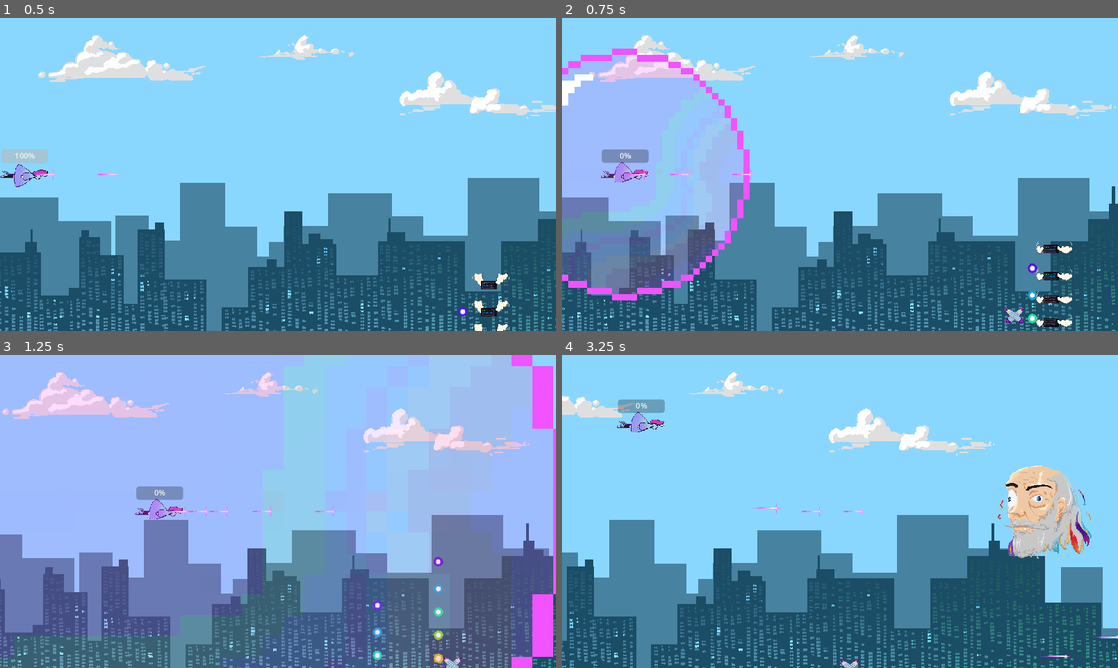
Above: before the commit, frames 1-4 (two rows, left to right).
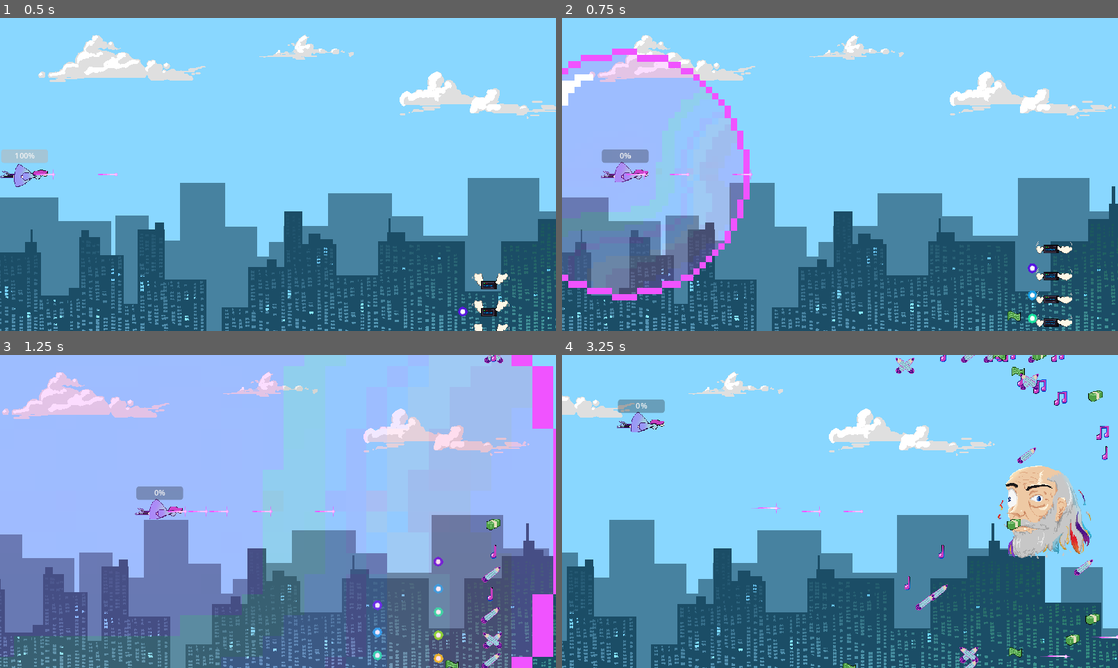
Above: after the commit, the same moments.

Repository: clenneabig/AI-KILL
Game: Godot game, scene res://Levels/level_1.tscn
Two runs of this game, one before a commit and one after it. Both use one fixed random seed, a clock stepped at 60 frames per second and the inputs below. The engine's default icon, where the game draws it, is replaced by a stand-in: a white triangle on a blue panel in a dark square.
Inputs (mouse positions are in pixels of both pictures, inside the frame that each line leads up to):
- Up to frame 1 (0.5 s): no input
- Up to frame 2 (0.75 s): move the mouse to (962, 158) at 0.52 s; hold D (move_right) from 0.53 s (still down); hold E (bomb) from 0.53 s (still down)
- Up to frame 3 (1.25 s): keep holding D (move_right); keep holding E (bomb)
- Up to frame 4 (3.25 s): move the mouse to (728, 527) at 1.27 s; release D (move_right) at 1.28 s; release E (bomb) at 1.28 s; hold S (move_down) 1.28-2.03 s; tap E (bomb) at 1.35, 2.3, 3.05 s; move the mouse to (895, 442) at 2.02 s; press the mouse at (895, 442) at 2.03 s; hold D (move_right) 2.03-2.78 s; move the mouse to (812, 574) at 2.77 s; release the mouse at (812, 574) at 2.78 s; hold W (move_up) from 2.78 s (still down); tap Q (toggle_bullets) at 2.85 s

Frame 1 is identical in both runs. In frame 2, 0.1% of the frame differs, in the area x 79-83%, y 92-98%; in frame 3, 0.6%; in frame 4, 1.6%, in the area x 50-99%, y 0-100%.

Commit message:
full powerups

Diff:
--- a/bomb.gd
+++ b/bomb.gd
@@ -37,18 +37,16 @@
 	var powerup_scene = preload("res://power_up.tscn")
 	var powerup = powerup_scene.instantiate()
 	get_tree().root.add_child(powerup)
-	powerup.position = bullet.position
+	var random_chance = randi() % 100
+	if random_chance <= 75:
+		powerup._set_variables(1)
+	else:
+		powerup._set_variables(4)
+	powerup.global_position = bullet.global_position
 
 func _on_area_entered(area:Area2D):
 	if area.is_in_group("Enemy"):
+		area._turn_to_power()
 		area.queue_free()
-
-	# elif area.is_in_group("Bullet"):
-	# 	var powerup_scene = preload("res://power_up.tscn")
-	# 	var powerup = powerup_scene.instantiate()
-	# 	get_tree().root.add_child(powerup)
-	# 	powerup.position = area.position
-	# 	area.queue_free()
-
 	elif area.is_in_group("Boss"):
 		area.health -= 100
--- a/enemy.gd
+++ b/enemy.gd
@@ -22,8 +22,14 @@
 		if(global_position.x < 1152):
 			health -= 1
 			if(health <= 0):
+				var random_chance = randi() % 100
 				_turn_to_power()
 				_offScreen()
 
 func _turn_to_power():
-	print ("Implement me!!")
+	var powerup_scene = preload("res://power_up.tscn")
+	var powerup = powerup_scene.instantiate()
+	get_tree().root.add_child(powerup)
+	var random_power = randi() % 6
+	powerup._set_variables(random_power)
+	powerup.global_position = global_position
--- a/player.gd
+++ b/player.gd
@@ -11,6 +11,8 @@
 var step
 var vel = 600
 var wait_time = 0.2
+var score = 0
+var power = 0
 
 # Called when the node enters the scene tree for the first time.
 func _ready():
--- a/power_up.gd
+++ b/power_up.gd
@@ -5,6 +5,7 @@
 var left_vel = Vector2.ZERO
 var ended = false
 var cooldown = randf_range(0.5, 1.5)
+var type
 
 func _ready():
 	screen_size = get_viewport_rect().size
@@ -48,9 +49,25 @@
 
 func _on_area_entered(area:Area2D):
 	if area.name == 'Player':
-		area.get_node('ProgressBar').value += 100
+		match type:
+			0: area.get_node('ProgressBar').value += 10
+			3: area.get_node('ProgressBar').value += 20
+			1: area.score += 100
+			4: area.score += 500
+			2: area.power += 1
+			5: area.power += 2
 		queue_free()
 
 
+func _set_variables(t):
+	type = t
+	match type:
+		0: $BombSmall.visible = true
+		1: $CashSmall.visible = true
+		2: $PowerSmall.visible = true
+		3: $BombLarge.visible = true
+		4: $CashLarge.visible = true
+		5: $PowerLarge.visible = true
+
 func _on_timer_timeout():
 	ended = true
--- a/power_up.tscn
+++ b/power_up.tscn
@@ -1,7 +1,12 @@
-[gd_scene load_steps=4 format=3 uid="uid://d1nt2v7peffn5"]
+[gd_scene load_steps=9 format=3 uid="uid://d1nt2v7peffn5"]
 
 [ext_resource type="Script" path="res://power_up.gd" id="1_ic2u2"]
+[ext_resource type="Texture2D" uid="uid://ct4cm6uyxl53r" path="res://assets/points/bombpoint_small.png" id="2_mcruo"]
 [ext_resource type="Texture2D" uid="uid://ckrn1o24p2ibb" path="res://assets/points/bombpoint_large.png" id="2_xn75k"]
+[ext_resource type="Texture2D" uid="uid://ckpqbfph3q5ht" path="res://assets/points/point_small.png" id="4_785wy"]
+[ext_resource type="Texture2D" uid="uid://dw4pd3q7wlyf8" path="res://assets/points/point_large.png" id="5_s2xpf"]
+[ext_resource type="Texture2D" uid="uid://bichu1tkwniey" path="res://assets/points/powerpoint_small.png" id="6_gwle0"]
+[ext_resource type="Texture2D" uid="uid://cfd2uo8icbeli" path="res://assets/points/powerpoint_large.png" id="7_a8lu7"]
 
 [sub_resource type="RectangleShape2D" id="RectangleShape2D_w6my2"]
 size = Vector2(121, 126)
@@ -9,16 +14,32 @@
 [node name="PowerUp" type="Area2D"]
 script = ExtResource("1_ic2u2")
 
-[node name="Bomb" type="Sprite2D" parent="."]
+[node name="BombSmall" type="Sprite2D" parent="."]
+visible = false
+texture = ExtResource("2_mcruo")
+
+[node name="BombLarge" type="Sprite2D" parent="."]
+visible = false
 texture = ExtResource("2_xn75k")
+
+[node name="CashSmall" type="Sprite2D" parent="."]
+visible = false
+texture = ExtResource("4_785wy")
+
+[node name="CashLarge" type="Sprite2D" parent="."]
+visible = false
+texture = ExtResource("5_s2xpf")
+
+[node name="PowerSmall" type="Sprite2D" parent="."]
+visible = false
+texture = ExtResource("6_gwle0")
+
+[node name="PowerLarge" type="Sprite2D" parent="."]
+visible = false
+texture = ExtResource("7_a8lu7")
 
 [node name="CollisionShape2D" type="CollisionShape2D" parent="."]
 position = Vector2(0.5, 1)
 shape = SubResource("RectangleShape2D_w6my2")
 
-[node name="Timer" type="Timer" parent="."]
-wait_time = 0.5
-autostart = true
-
 [connection signal="area_entered" from="." to="." method="_on_area_entered"]
-[connection signal="timeout" from="Timer" to="." method="_on_timer_timeout"]
